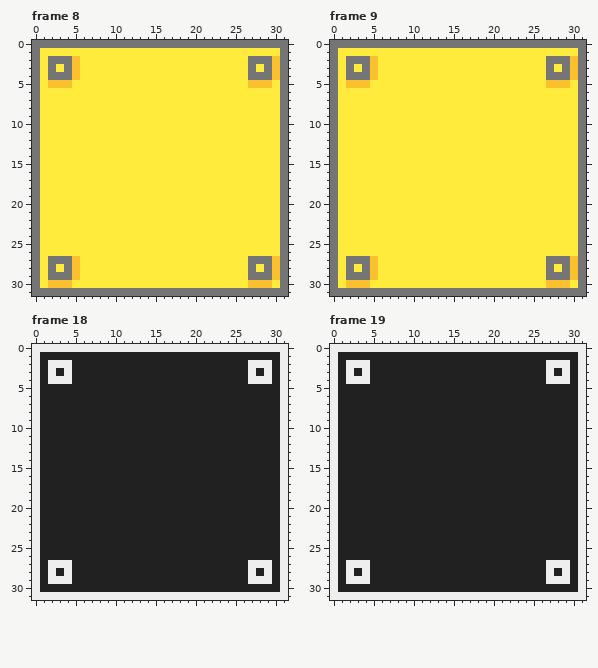
Two states of a pixel-art file, Sprites/Map_Parts/MP-10-Mark.aseprite. The picture above is the old version.
32x32 pixels, 30 frames. Shown: frame 8, frame 9, frame 18, frame 19. The commit also changed other frames, which this record leaves out.
After the commit:
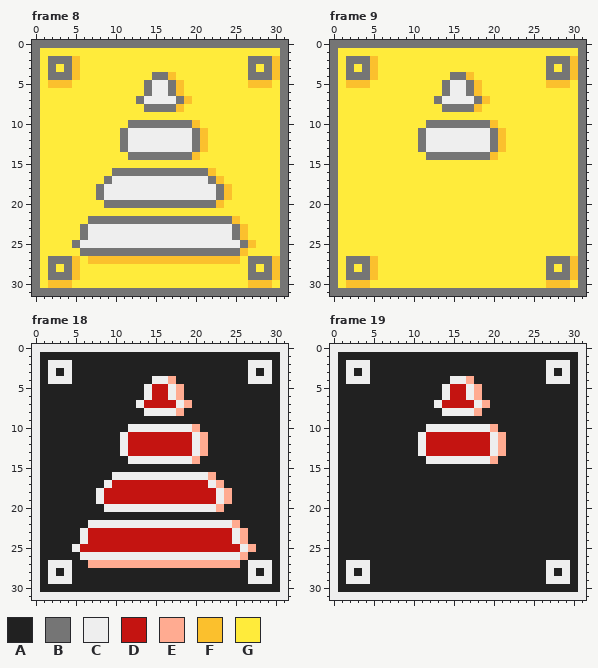
Palette (. is transparent): A #212121  B #757575  C #eeeeee  D #c41411  E #ffab91  F #fbc02d  G #ffeb3b
Changes in this commit:
Frame 8, layer "Font Used SitkaB.ttc":
y 4: x 15..17 GGG -> BBF
y 5..6: x 14..18 GGGGG -> BCCBF
y 7: x 13..19 GGGGGGG -> BCCCCBF
y 8: x 14..18 GGGGG -> BBBBF
y 10: x 12..20 GGGGGGGGG -> BBBBBBBBF
y 11..13: x 11..21 GGGGGGGGGGG -> BCCCCCCCCBF
y 14: x 12..20 GGGGGGGGG -> BBBBBBBBF
y 16: x 10..22 GGGGGGGGGGGGG -> BBBBBBBBBBBBF
y 17: x 9..23 GGGGGGGGGGGGGGG -> BCCCCCCCCCCCCBF
y 18..19: x 8..24 GGGGGGGGGGGGGGGGG -> BCCCCCCCCCCCCCCBF
y 20: x 9..23 GGGGGGGGGGGGGGG -> BBBBBBBBBBBBBBF
y 22: x 7..25 GGGGGGGGGGGGGGGGGGG -> BBBBBBBBBBBBBBBBBBF
y 23..24: x 6..26 GGGGGGGGGGGGGGGGGGGGG -> BCCCCCCCCCCCCCCCCCCBF
y 25: x 5..27 GGGGGGGGGGGGGGGGGGGGGGG -> BCCCCCCCCCCCCCCCCCCCCBF
y 26: x 6..26 GGGGGGGGGGGGGGGGGGGGG -> BBBBBBBBBBBBBBBBBBBBF
y 27: x 7..25 GGGGGGGGGGGGGGGGGGG -> FFFFFFFFFFFFFFFFFFF
Frame 9, layer "Font Used SitkaB.ttc":
y 4: x 15..17 GGG -> BBF
y 5..6: x 14..18 GGGGG -> BCCBF
y 7: x 13..19 GGGGGGG -> BCCCCBF
y 8: x 14..18 GGGGG -> BBBBF
y 10: x 12..20 GGGGGGGGG -> BBBBBBBBF
y 11..13: x 11..21 GGGGGGGGGGG -> BCCCCCCCCBF
y 14: x 12..20 GGGGGGGGG -> BBBBBBBBF
Frame 18, layer "Font Used SitkaB.ttc":
y 4: x 15..17 AAA -> CCE
y 5..6: x 14..18 AAAAA -> CDDCE
y 7: x 13..19 AAAAAAA -> CDDDDCE
y 8: x 14..18 AAAAA -> CCCCE
y 10: x 12..20 AAAAAAAAA -> CCCCCCCCE
y 11..13: x 11..21 AAAAAAAAAAA -> CDDDDDDDDCE
y 14: x 12..20 AAAAAAAAA -> CCCCCCCCE
y 16: x 10..22 AAAAAAAAAAAAA -> CCCCCCCCCCCCE
y 17: x 9..23 AAAAAAAAAAAAAAA -> CDDDDDDDDDDDDCE
y 18..19: x 8..24 AAAAAAAAAAAAAAAAA -> CDDDDDDDDDDDDDDCE
y 20: x 9..23 AAAAAAAAAAAAAAA -> CCCCCCCCCCCCCCE
y 22: x 7..25 AAAAAAAAAAAAAAAAAAA -> CCCCCCCCCCCCCCCCCCE
y 23..24: x 6..26 AAAAAAAAAAAAAAAAAAAAA -> CDDDDDDDDDDDDDDDDDDCE
y 25: x 5..27 AAAAAAAAAAAAAAAAAAAAAAA -> CDDDDDDDDDDDDDDDDDDDDCE
y 26: x 6..26 AAAAAAAAAAAAAAAAAAAAA -> CCCCCCCCCCCCCCCCCCCCE
y 27: x 7..25 AAAAAAAAAAAAAAAAAAA -> EEEEEEEEEEEEEEEEEEE
Frame 19, layer "Font Used SitkaB.ttc":
y 4: x 15..17 AAA -> CCE
y 5..6: x 14..18 AAAAA -> CDDCE
y 7: x 13..19 AAAAAAA -> CDDDDCE
y 8: x 14..18 AAAAA -> CCCCE
y 10: x 12..20 AAAAAAAAA -> CCCCCCCCE
y 11..13: x 11..21 AAAAAAAAAAA -> CDDDDDDDDCE
y 14: x 12..20 AAAAAAAAA -> CCCCCCCCE
Changed places in both pictures, as pixel boxes (x1, y1, x2, y2):
changed: (72, 72, 256, 264)
changed: (418, 72, 506, 160)
changed: (72, 376, 256, 568)
changed: (418, 376, 506, 464)
